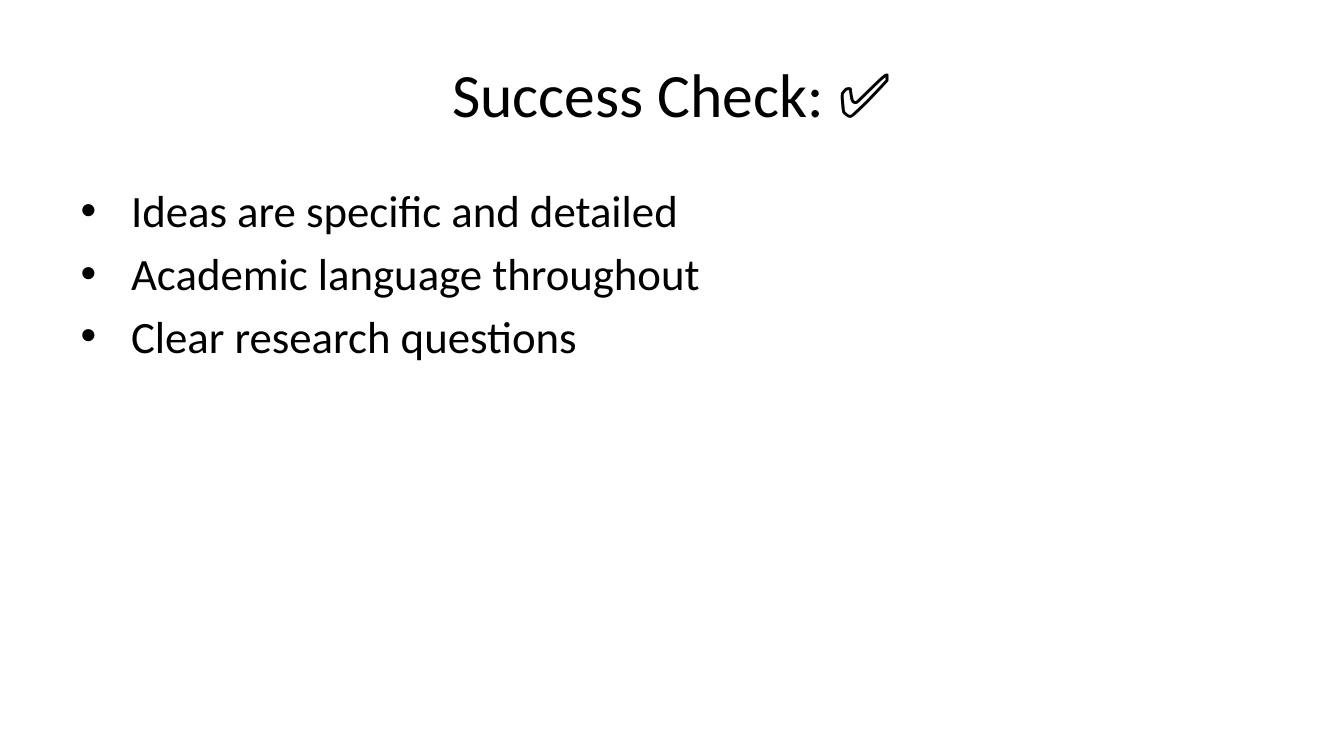
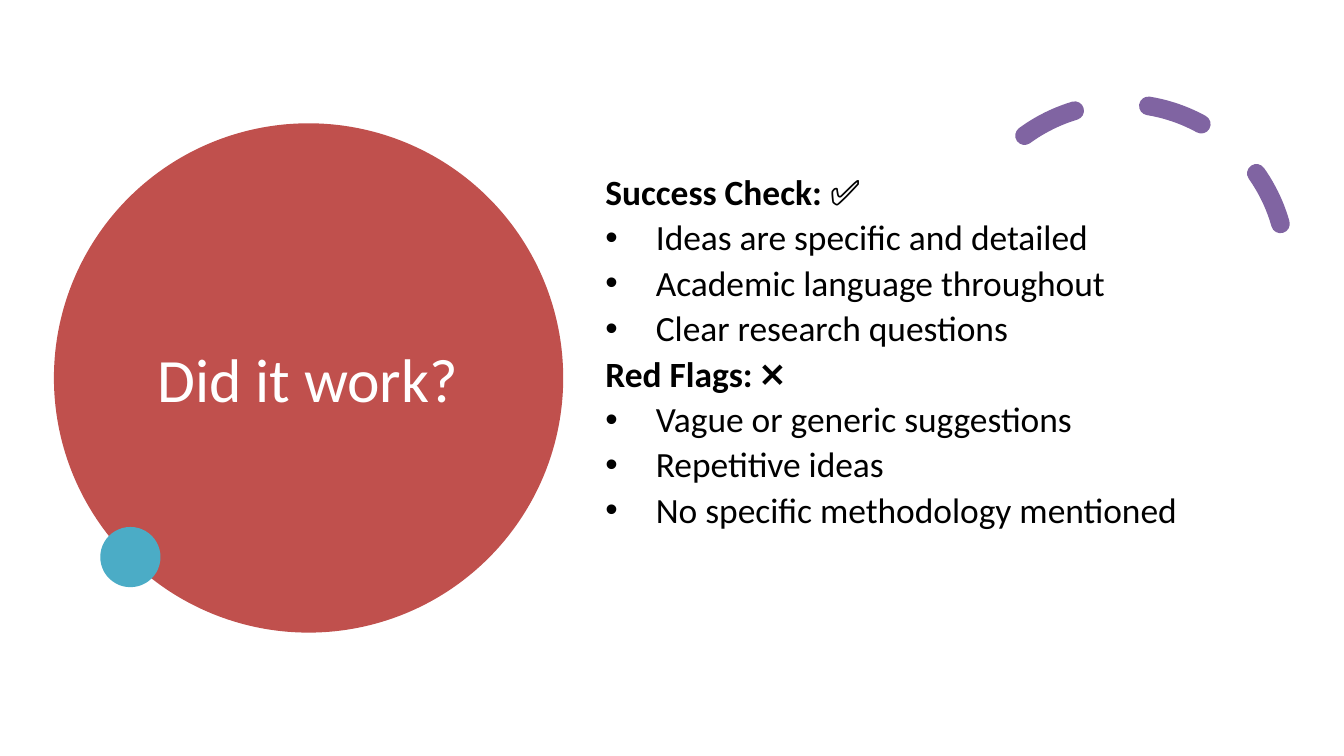
Before and after one commit to michaelborck-presentations/food-science-ai-workshop, a slide deck: slide 14 of presentations/llm-research-presentation-2-md.pptx (slide 19 before the commit). Drawn at 1344x756 pixels with LibreOffice and Linux fonts; fonts in the diff are those of the drawing. Boxes give left, top, right and bottom in pixels: in the first picture for what was removed or moved away, otherwise in the second. Text is boxed around its words. In the diff, an @@ line names an element or a change of style, - is before the commit and + after.

```diff
--- a/presentations/llm-research-presentation-2-md.pptx
+++ b/presentations/llm-research-presentation-2-md.pptx
@@ arc (boxed as its full ellipse) added at (897, 43, 1344, 493), outline #8064A2 10 pt dashed @@
@@ title removed at (452, 74, 823, 118) @@
-Success Check: ✅
@@ ellipse added at (54, 124, 563, 633), fill #C0504D @@
@@ text "Success Check: ✅": place and size @@
-text "Success Check: ✅" at (131, 196, 699, 361)
+text "Success Check: ✅" at (605, 180, 1176, 529)
@@ text at (605, 180, 822, 206): paragraph added @@
+Success Check: ✅
@@ text at (656, 225, 1105, 347): size 24 to 19 pt in "Ideas are specific and detailed", "Academic language throughout", "Clear research questions"; line spacing 1 to 0.9; less space between paragraphs @@
@@ title added at (157, 359, 458, 403), 33 pt, text #FFFFFF @@
+Did it work?
@@ text at (605, 362, 1176, 529): paragraphs added @@
+Red Flags: ❌
+• Vague or generic suggestions
+• Repetitive ideas
+• No specific methodology mentioned
@@ ellipse added at (101, 527, 161, 587), fill #4BACC6 @@
```
Also in this commit, not shown: 14 other slides changed, 18 slides added, 80 slides removed, 17 other files.
